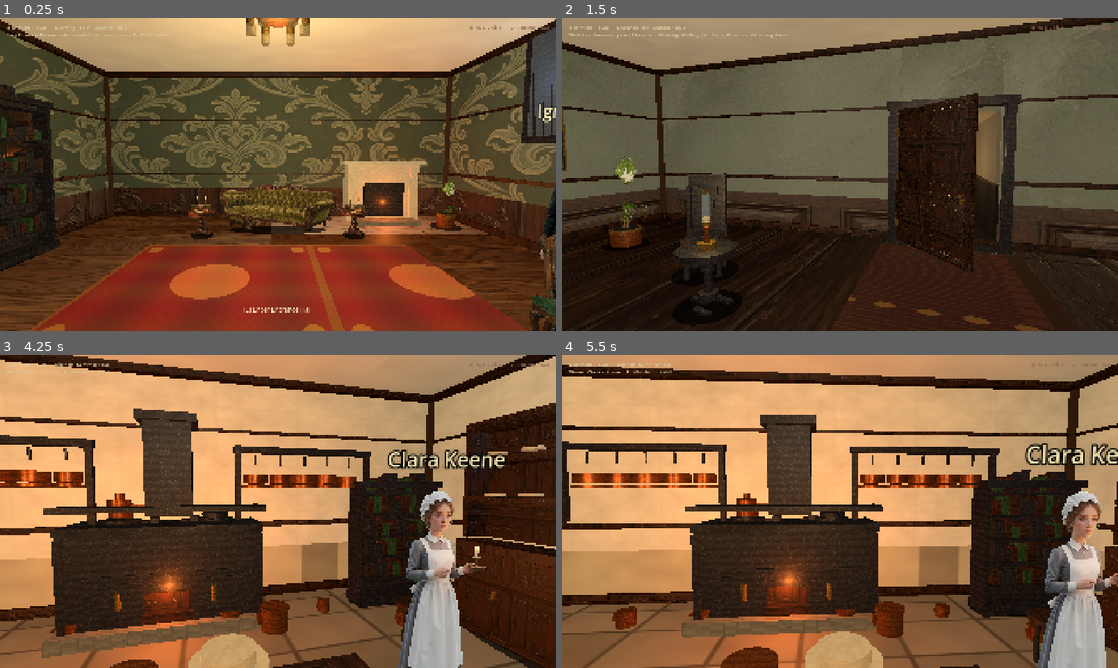
Above: before the commit, frames 1-4 (two rows, left to right).
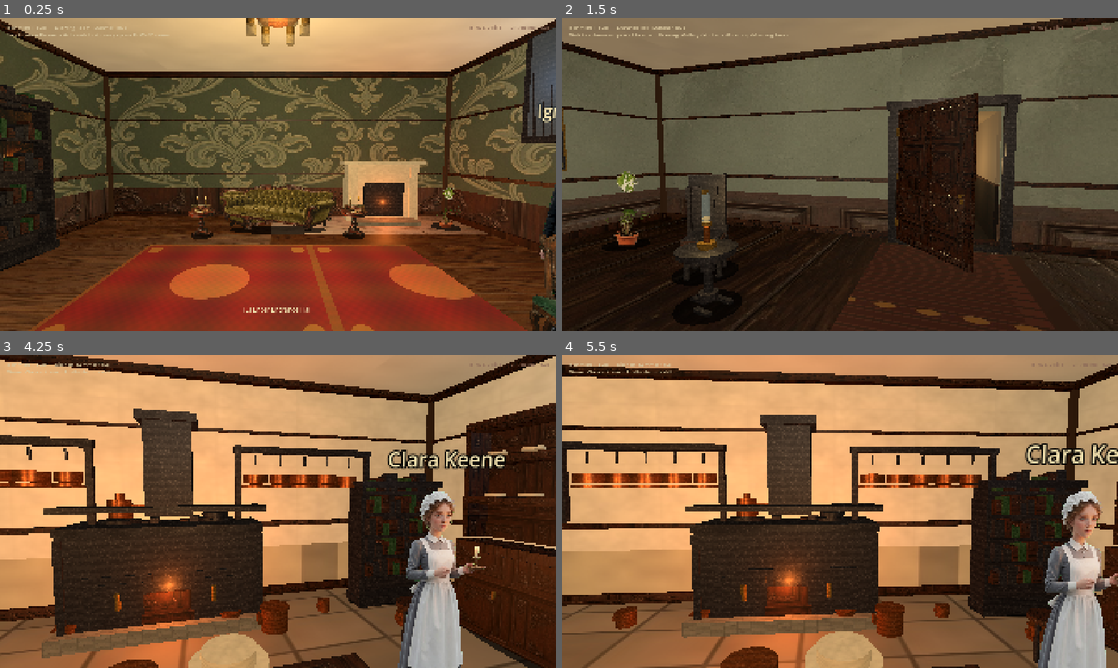
Above: after the commit, the same moments.

Repository: drakewing-eng/aetheric-engine
Game: Godot game, scene res://scenes/fps_main.tscn
Two runs of this game, one before a commit and one after it. Both use one fixed random seed, a clock stepped at 60 frames per second and the inputs below.
Inputs (mouse positions are in pixels of both pictures, inside the frame that each line leads up to):
- Up to frame 1 (0.25 s): no input
- Up to frame 2 (1.5 s): tap Enter at 0.5 s; move the mouse to (867, 174) at 0.52 s; hold E (interact) 0.53-1.28 s; hold W (move_forward) from 0.53 s (still down); click (867, 174) at 0.67 s; move the mouse to (812, 174) at 1.27 s; tap E (interact) at 1.35 s
- Up to frame 3 (4.25 s): keep holding W (move_forward); tap E (interact) at 2, 2.85 s; move the mouse to (289, 505) at 2.02 s; hold E (interact) 2.03-2.78 s; move the mouse to (272, 517) at 2.77 s; click (272, 517) at 2.92 s; move the mouse to (316, 514) at 3.52 s; hold E (interact) from 3.53 s (still down)
- Up to frame 4 (5.5 s): keep holding W (move_forward); move the mouse to (795, 508) at 4.27 s; release E (interact) at 4.28 s; tap E (interact) at 4.35 s; tap Enter at 5 s; move the mouse to (845, 511) at 5.02 s; hold E (interact) from 5.03 s (still down); click (845, 511) at 5.17 s

The runs differ from the first frame. In frame 1, 0.2% of the frame differs, in the area x 77-84%, y 52-68%; in frame 2, 2.4%, in the area x 0-80%, y 0-76%; in frame 3, 0.3%; in frame 4, 1.7%.

Commit message:
visual loop 12: no dual pots, conservatory mesh mix, richer portals, kitchen less washed

Diff:
--- a/aetheric-engine-godot/scripts/fps_props.gd
+++ b/aetheric-engine-godot/scripts/fps_props.gd
@@ -758,9 +758,12 @@
 			# Mesh terracotta pot under card so feet never float if PNG pot is sparse.
 			bp["face_camera"] = true
 			bp["cross_planes"] = false
-			# Sink so PNG pot sits in mesh pot; mesh_pot grounds if alpha eats pot
-			bp["sink"] = 0.14
-			bp["mesh_pot"] = true
+			# No mesh_pot — dual pot + FIXED_Y fronds read as floating tops.
+			# Ground via sink only; prefer short/wide cards so pot stays on floor.
+			bp["sink"] = 0.12
+			bp["mesh_pot"] = false
+			if float(bp.get("height", 1.4)) > 1.5:
+				bp["height"] = float(bp.get("height", 1.4)) * 0.85
 			return _make_billboard_prop(bp)
 	var root := Node3D.new()
 	root.name = "Plant"
--- a/aetheric-engine-godot/scripts/fps_room_builder.gd
+++ b/aetheric-engine-godot/scripts/fps_room_builder.gd
@@ -318,12 +318,12 @@
 	var dw := absf(px + half_w)
 	var de := absf(px - half_w)
 	var m := minf(minf(dn, ds), minf(dw, de))
-	var depth := 3.0
+	var depth := 3.4
 	var root := Node3D.new()
 	root.name = "DoorPortal"
 	var floor_col := Color(0.22, 0.14, 0.09)
 	var wall_col := Color(0.38, 0.32, 0.26)
-	var paper_col := Color(0.42, 0.38, 0.32)
+	var paper_col := Color(0.48, 0.42, 0.34)
 	var out_dir := Vector3.ZERO
 	if is_equal_approx(m, dn):
 		out_dir = Vector3(0, 0, -1)
@@ -357,27 +357,30 @@
 		_add_portal_box(root, Vector3(sx, 1.1 + (door_h - 1.1) * 0.5, -depth * 0.5), Vector3(0.09, door_h - 1.1, depth), paper_col)
 		# Chair rail
 		_add_portal_box(root, Vector3(sx, 1.12, -depth * 0.5), Vector3(0.12, 0.04, depth), Color(0.2, 0.12, 0.08))
-	# Far end: dark-but-not-black wall with a lit picture niche (reads as more house)
-	_add_portal_box(root, Vector3(0, door_h * 0.5, -depth), Vector3(door_w + 0.25, door_h + 0.15, 0.1), Color(0.14, 0.11, 0.09))
-	# Picture frame silhouette at far end
-	_add_portal_box(root, Vector3(0, door_h * 0.55, -depth + 0.06), Vector3(0.55, 0.7, 0.04), Color(0.35, 0.25, 0.12))
-	_add_portal_box(root, Vector3(0, door_h * 0.55, -depth + 0.08), Vector3(0.42, 0.55, 0.02), Color(0.25, 0.22, 0.28))
-	# Console table silhouette at far end (depth cue)
-	_add_portal_box(root, Vector3(0, 0.45, -depth + 0.35), Vector3(0.9, 0.06, 0.35), Color(0.18, 0.1, 0.06))
-	_add_portal_box(root, Vector3(-0.35, 0.22, -depth + 0.35), Vector3(0.06, 0.44, 0.06), Color(0.16, 0.09, 0.05))
-	_add_portal_box(root, Vector3(0.35, 0.22, -depth + 0.35), Vector3(0.06, 0.44, 0.06), Color(0.16, 0.09, 0.05))
-	# Warm corridor lights (mid + far) so passage is readable, not a black slab
+	# Far end: warmer paper wall + second doorway silhouette (more house beyond)
+	_add_portal_box(root, Vector3(0, door_h * 0.5, -depth), Vector3(door_w + 0.25, door_h + 0.15, 0.1), Color(0.32, 0.28, 0.22))
+	# Recessed arch opening into darkness
+	_add_portal_box(root, Vector3(0, door_h * 0.45, -depth + 0.04), Vector3(door_w * 0.55, door_h * 0.75, 0.06), Color(0.06, 0.05, 0.04))
+	# Picture frame + console (depth cues)
+	_add_portal_box(root, Vector3(-door_w * 0.28, door_h * 0.62, -depth + 0.08), Vector3(0.4, 0.5, 0.03), Color(0.4, 0.28, 0.12))
+	_add_portal_box(root, Vector3(-door_w * 0.28, door_h * 0.62, -depth + 0.1), Vector3(0.3, 0.38, 0.02), Color(0.3, 0.26, 0.22))
+	_add_portal_box(root, Vector3(0, 0.45, -depth + 0.4), Vector3(0.95, 0.06, 0.35), Color(0.2, 0.12, 0.07), wood_tex, Vector3(1.2, 0.5, 1.0))
+	_add_portal_box(root, Vector3(-0.35, 0.22, -depth + 0.4), Vector3(0.06, 0.44, 0.06), Color(0.18, 0.1, 0.06))
+	_add_portal_box(root, Vector3(0.35, 0.22, -depth + 0.4), Vector3(0.06, 0.44, 0.06), Color(0.18, 0.1, 0.06))
+	# Runner strip on portal floor
+	_add_portal_box(root, Vector3(0, 0.05, -depth * 0.5), Vector3(door_w * 0.45, 0.02, depth * 0.9), Color(0.35, 0.15, 0.1))
+	# Warm corridor lights
 	var dim := OmniLight3D.new()
 	dim.light_color = Color(1.0, 0.85, 0.6)
-	dim.light_energy = 0.55
-	dim.omni_range = depth + 1.5
+	dim.light_energy = 0.7
+	dim.omni_range = depth + 1.8
 	dim.position = Vector3(0, door_h * 0.65, -depth * 0.35)
 	root.add_child(dim)
 	var far_l := OmniLight3D.new()
 	far_l.light_color = Color(1.0, 0.78, 0.5)
-	far_l.light_energy = 0.4
-	far_l.omni_range = 2.2
-	far_l.position = Vector3(0, door_h * 0.55, -depth + 0.5)
+	far_l.light_energy = 0.55
+	far_l.omni_range = 2.5
+	far_l.position = Vector3(0, door_h * 0.55, -depth + 0.55)
 	root.add_child(far_l)
 
 
--- a/aetheric-engine-godot/scripts/fps_rooms.gd
+++ b/aetheric-engine-godot/scripts/fps_rooms.gd
@@ -108,7 +108,7 @@
 			{"kind": "bookshelf", "pos": [-4.15, 0.0, -1.6], "yaw": 90.0, "width": 1.75, "height": 2.55},
 			{"kind": "bookshelf", "pos": [-4.15, 0.0, 1.5], "yaw": 90.0, "width": 1.55, "height": 2.45},
 			{"kind": "plant", "pos": [3.8, 0.0, -3.8], "scale": 0.9,
-				"texture": "res://assets/props/plants/plant_palm.png", "width": 0.8, "height": 1.2},
+				"texture": "res://assets/props/plants/plant_palm.png", "width": 0.75, "height": 1.05},
 			{"kind": "chandelier", "pos": [0.0, 0.0, -0.5], "hang": 3.15},
 		],
 		"doors": [
@@ -529,27 +529,21 @@
 			{"kind": "door_frame", "pos": [0.0, 1.2, 3.85], "yaw": 180.0, "width": 1.5, "height": 2.3},
 		],
 		"props": [
-			# Prefer painted palms/ferns (FIXED_Y) over mesh topiary balls
-			{"kind": "plant", "pos": [2.5, 0.0, -2.2], "scale": 1.4, "tall": true,
-				"texture": "res://assets/props/plants/plant_palm.png", "width": 1.1, "height": 1.85},
-			{"kind": "plant", "pos": [-2.8, 0.0, -2.5], "scale": 1.5, "tall": true,
-				"texture": "res://assets/props/plants/plant_palm.png", "width": 1.2, "height": 2.0},
-			{"kind": "plant", "pos": [3.2, 0.0, 0.5], "scale": 1.1,
-				"texture": "res://assets/props/plants/plant_palm.png", "width": 0.95, "height": 1.4},
-			{"kind": "plant", "pos": [-3.0, 0.0, 1.2], "scale": 1.0,
-				"texture": "res://assets/props/plants/plant_palm.png", "width": 0.9, "height": 1.35},
-			{"kind": "plant", "pos": [0.5, 0.0, -2.8], "scale": 1.25, "tall": true,
-				"texture": "res://assets/props/plants/plant_palm.png", "width": 1.0, "height": 1.7},
-			{"kind": "plant", "pos": [-1.0, 0.0, -1.5], "scale": 0.9,
-				"texture": "res://assets/props/plants/plant_palm.png", "width": 0.75, "height": 1.15},
-			{"kind": "plant", "pos": [1.2, 0.0, 2.0], "scale": 0.95,
-				"texture": "res://assets/props/plants/plant_palm.png", "width": 0.8, "height": 1.2},
-			{"kind": "plant", "pos": [-2.0, 0.0, 2.2], "scale": 0.85,
-				"texture": "res://assets/props/plants/plant_palm.png", "width": 0.75, "height": 1.3},
-			{"kind": "plant", "pos": [3.0, 0.0, -1.2], "scale": 0.8,
-				"texture": "res://assets/props/plants/plant_palm.png", "width": 0.7, "height": 1.1},
-			{"kind": "plant", "pos": [-3.3, 0.0, -0.8], "scale": 1.0, "tall": true,
-				"texture": "res://assets/props/plants/plant_palm.png", "width": 0.9, "height": 1.55},
+			# Mix: short palm cards (grounded) + mesh canopy plants (true 3D pots, no float)
+			{"kind": "plant", "pos": [2.5, 0.0, -2.2], "scale": 1.2, "tall": true,
+				"texture": "res://assets/props/plants/plant_palm.png", "width": 0.95, "height": 1.35},
+			{"kind": "plant", "pos": [-2.8, 0.0, -2.5], "scale": 1.25, "tall": true,
+				"texture": "res://assets/props/plants/plant_palm.png", "width": 1.0, "height": 1.4},
+			{"kind": "plant", "pos": [3.2, 0.0, 0.5], "scale": 1.15, "tall": true},
+			{"kind": "plant", "pos": [-3.0, 0.0, 1.2], "scale": 1.05},
+			{"kind": "plant", "pos": [0.5, 0.0, -2.8], "scale": 1.15, "tall": true,
+				"texture": "res://assets/props/plants/plant_palm.png", "width": 0.9, "height": 1.3},
+			{"kind": "plant", "pos": [-1.0, 0.0, -1.5], "scale": 0.95},
+			{"kind": "plant", "pos": [1.2, 0.0, 2.0], "scale": 0.9,
+				"texture": "res://assets/props/plants/plant_palm.png", "width": 0.7, "height": 1.05},
+			{"kind": "plant", "pos": [-2.0, 0.0, 2.2], "scale": 0.9},
+			{"kind": "plant", "pos": [3.0, 0.0, -1.2], "scale": 0.85},
+			{"kind": "plant", "pos": [-3.3, 0.0, -0.8], "scale": 1.1, "tall": true},
 			{"kind": "side_table", "pos": [1.8, 0.0, 1.0], "yaw": -25.0},
 			{"kind": "chair", "pos": [1.2, 0.0, 1.5], "yaw": 150.0, "fabric": Color(0.35, 0.4, 0.32)},
 			{"kind": "chair", "pos": [-1.8, 0.0, 1.6], "yaw": -140.0, "fabric": Color(0.32, 0.38, 0.3)},
@@ -557,11 +551,9 @@
 			{"kind": "copper_pot", "pos": [2.0, 0.0, -0.5], "scale": 0.7},
 			{"kind": "copper_pot", "pos": [-1.8, 0.0, 0.3], "scale": 0.55},
 			{"kind": "hall_table", "pos": [0.0, 0.0, 0.2], "yaw": 0.0},
-			{"kind": "plant", "pos": [0.0, 0.0, -0.6], "scale": 0.75,
-				"texture": "res://assets/props/plants/plant_palm.png", "width": 0.65, "height": 1.0},
-			{"kind": "plant", "pos": [3.5, 0.0, 2.5], "scale": 0.9,
-				"texture": "res://assets/props/plants/plant_palm.png", "width": 0.75, "height": 1.15},
-			{"kind": "plant", "pos": [-3.5, 0.0, 2.4], "scale": 0.95, "tall": true,
+			{"kind": "plant", "pos": [0.0, 0.0, -0.6], "scale": 0.8},
+			{"kind": "plant", "pos": [3.5, 0.0, 2.5], "scale": 0.95},
+			{"kind": "plant", "pos": [-3.5, 0.0, 2.4], "scale": 1.0, "tall": true,
 				"texture": "res://assets/props/plants/plant_palm.png", "width": 0.85, "height": 1.45},
 			{
 				"kind": "rug",
